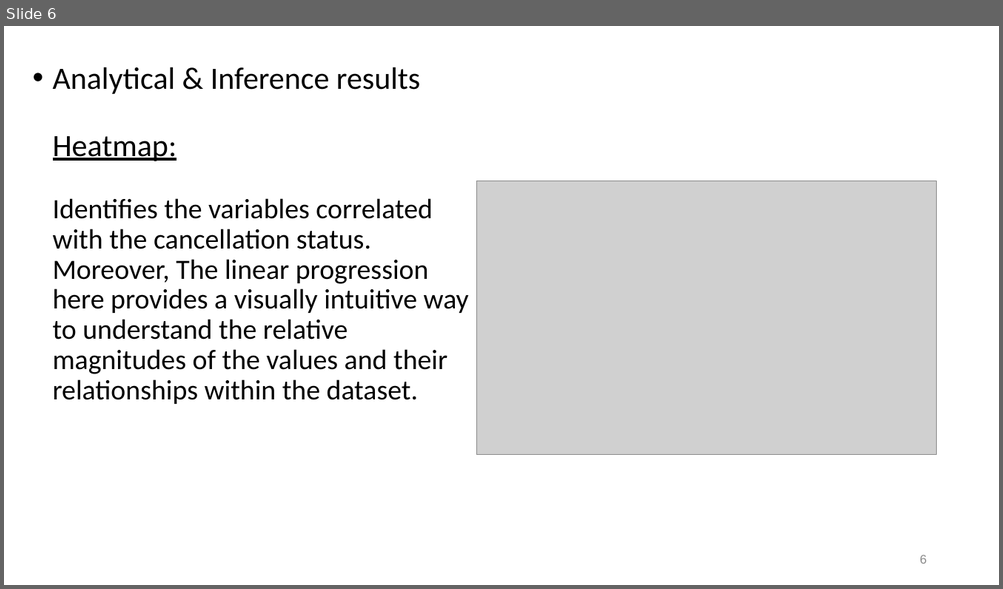
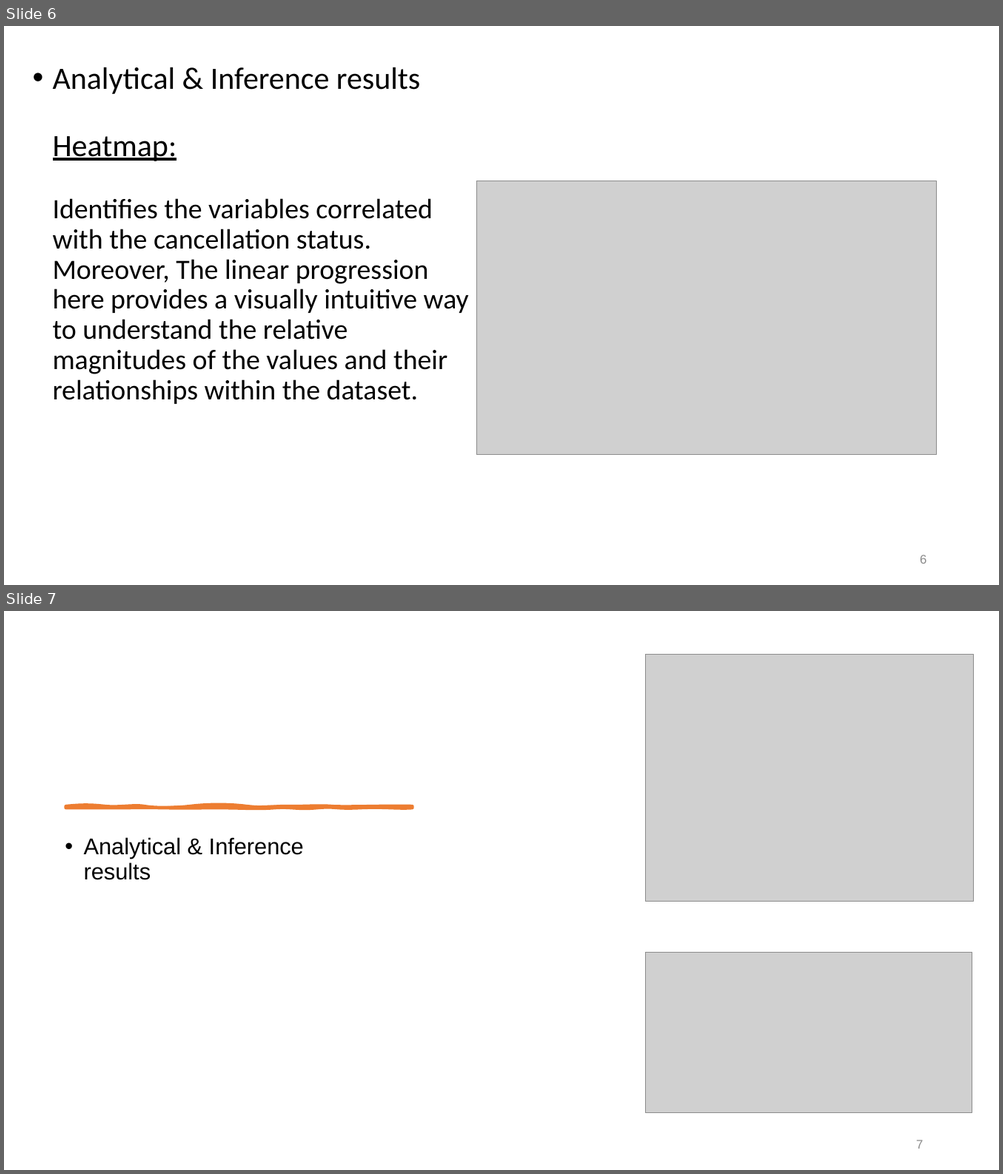
Before and after one commit to Justicea83/data-analytics-assignment, a slide deck: Presentation.pptx. Shown one above the other, each under a label of ours: slide 6 before the commit, slides 6 and 7 after it. The pictures are 1003x589 and 1003x1174 pixels, drawn with LibreOffice and Linux fonts; fonts in the diff are those of the drawing; grey boxes stand for pictures. Boxes give left, top, right and bottom in pixels: in the first picture for what was removed or moved away, otherwise in the second. Text is boxed around its words. In the diff, an @@ line names an element or a change of style, - is before the commit and + after.

```diff
--- a/Presentation.pptx
+++ b/Presentation.pptx
@@ slide 7 added at bbox=[4, 611, 999, 1170], background #FFFFFF @@
@@ picture added at bbox=[646, 654, 973, 901] @@
@@ freeform shape added at bbox=[66, 806, 412, 808], fill #ED7D31, outline #ED7D31 3.25 pt @@
@@ text added at bbox=[84, 837, 304, 880], 22 pt, text #000000 @@
+• Analytical & Inference results
@@ picture added at bbox=[646, 952, 972, 1113] @@
@@ page number added at bbox=[916, 1140, 922, 1149], 12 pt, text #8C8C8C @@
+7
```
Also in this commit, not shown: 1 slide removed.
